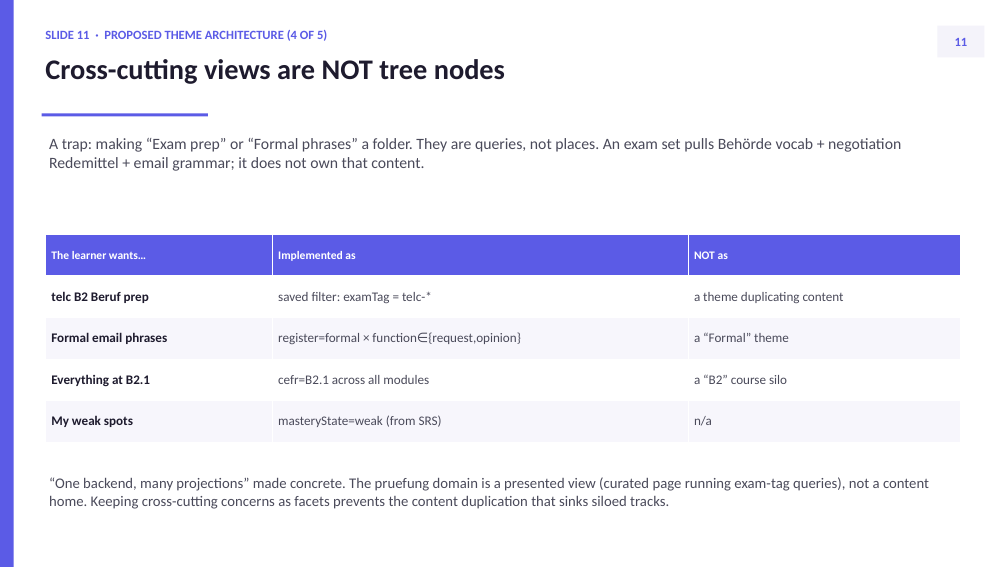
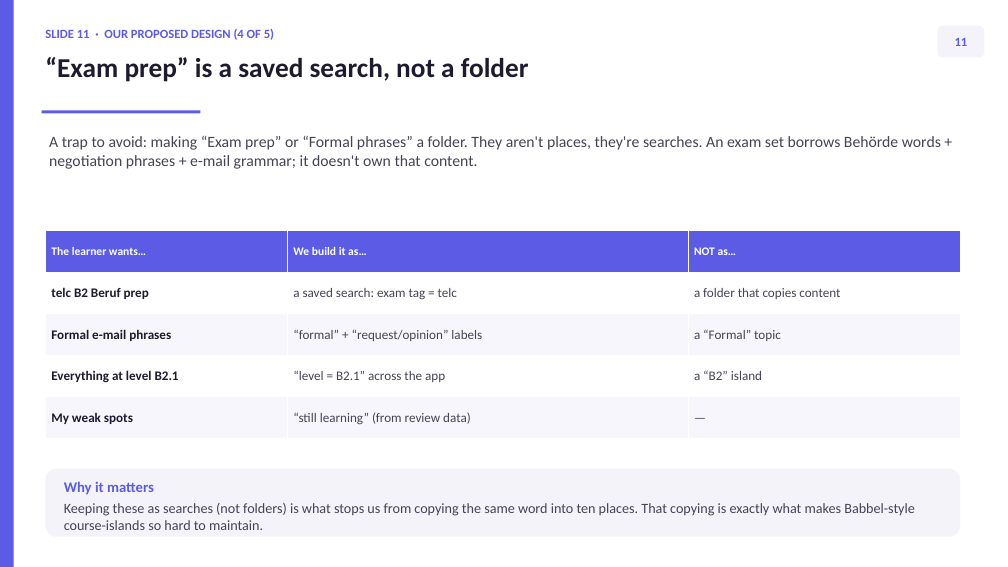
Before and after one commit to thelivinsine/B2furBerufApp, a slide deck: slide 13 of docs/TAXONOMY_REDESIGN.pptx (slide 12 before the commit). Drawn at 1008x567 pixels with LibreOffice and Linux fonts; fonts in the diff are those of the drawing. Boxes give left, top, right and bottom in pixels: in the first picture for what was removed or moved away, otherwise in the second. Text is boxed around its words. In the diff, an @@ line names an element or a change of style, - is before the commit and + after.

```diff
--- a/docs/TAXONOMY_REDESIGN.pptx
+++ b/docs/TAXONOMY_REDESIGN.pptx
@@ text at (45,29,274,40): text changed @@
-SLIDE 11 · PROPOSED THEME ARCHITECTURE (4 OF 5)
+SLIDE 11 · OUR PROPOSED DESIGN (4 OF 5)
@@ text at (45,57,529,82): text changed; size 27 to 26 pt @@
-Cross-cutting views are NOT tree nodes
+“Exam prep” is a saved search, not a folder
@@ rectangle: place and size @@
-rectangle at (42,113,208,116)
+rectangle at (42,110,200,113)
@@ text at (49,136,941,169): text changed; text colour #4A4A5A to #444455 @@
-A trap: making “Exam prep” or “Formal phrases” a folder. They are queries, not places. An exam set pulls Behörde vocab + negotiation Redemittel + email grammar; it does not own that content.
+A trap to avoid: making “Exam prep” or “Formal phrases” a folder. They aren't places, they're searches. An exam set borrows Behörde words + negotiation phrases + e-mail grammar; it doesn't own that content.
@@ table at (45,231,960,439) @@
-row 1, column 2: Implemented as
+row 1, column 2: We build it as…
-row 1, column 3: NOT as
+row 1, column 3: NOT as…
-row 2, column 2: saved filter: examTag = telc-*
+row 2, column 2: a saved search: exam tag = telc
-row 2, column 3: a theme duplicating content
+row 2, column 3: a folder that copies content
-row 3: Formal email phrases | register=formal × function∈{request,opinion} | a “Formal” theme
+row 3: Formal e-mail phrases | “formal” + “request/opinion” labels | a “Formal” topic
-row 4: Everything at B2.1 | cefr=B2.1 across all modules | a “B2” course silo
+row 4: Everything at level B2.1 | “level = B2.1” across the app | a “B2” island
-row 5, column 2: masteryState=weak (from SRS)
+row 5, column 2: “still learning” (from review data)
-row 5, column 3: n/a
+row 5, column 3: —
@@ rounded rectangle "Why it matters": place and size @@
-rounded rectangle "Why it matters" at (49,477,929,509)
+rounded rectangle "Why it matters" at (45,469,960,537)
@@ rounded rectangle "Why it matters" at (45,469,960,537): vertical alignment top to middle; fill none to #F4F3FA @@
@@ text in rounded rectangle at (64,481,915,530): text changed; size 14 to 13.5 pt; text colour #4A4A5A to #444455 @@
-“One backend, many projections” made concrete. The pruefung domain is a presented view (curated page running exam-tag queries), not a content home. Keeping cross-cutting concerns as facets prevents the content duplication that sinks siloed tracks.
+Why it matters
+Keeping these as searches (not folders) is what stops us from copying the same word into ten places. That copying is exactly what makes Babbel-style course-islands so hard to maintain.
```
Also in this commit, not shown: 3 other slides changed, 25 slides added, 22 slides removed, 14 other files.
